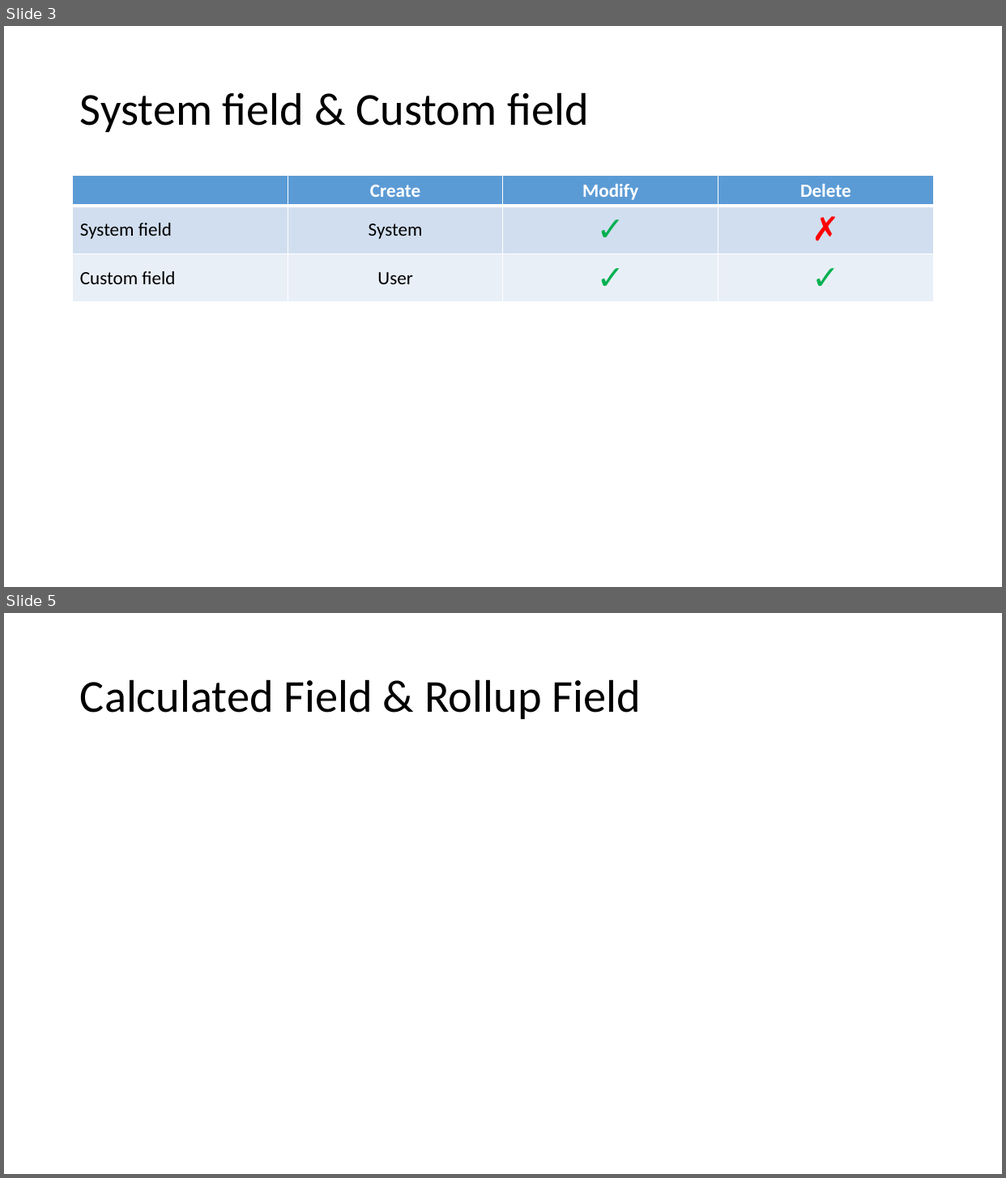
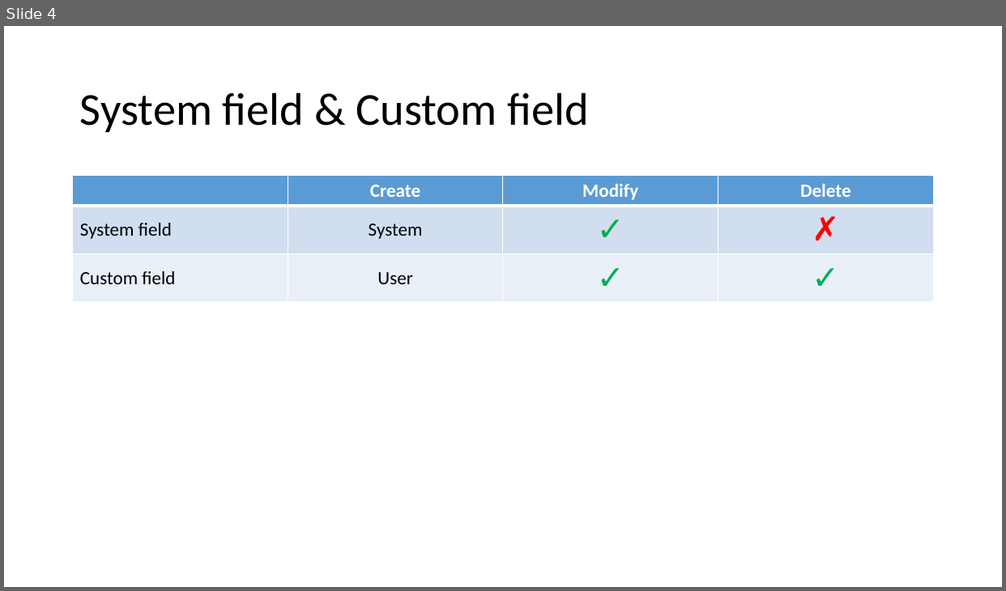
Before and after one commit to hevilhuy/Reports, a slide deck: Document/Report 2.pptx. Shown one above the other, each under a label of ours: slides 3 and 5 before the commit, slide 4 after it; the slides between them are not shown. The pictures are 1006x1178 and 1006x591 pixels, drawn with LibreOffice and Linux fonts; fonts in the diff are those of the drawing. Boxes give left, top, right and bottom in pixels: in the first picture for what was removed or moved away, otherwise in the second. Text is boxed around its words. In the diff, an @@ line names an element or a change of style, - is before the commit and + after.

```diff
--- a/Document/Report 2.pptx
+++ b/Document/Report 2.pptx
@@ slide 5 removed at (4,613,1002,1174), background #FFFFFF @@
@@ title removed at (80,679,640,719) @@
-Calculated Field & Rollup Field
@@ what was slide 3 is now slide 4 @@
```
Also in this commit, not shown: 2 slides changed, 26 slides added, 1 other file.
